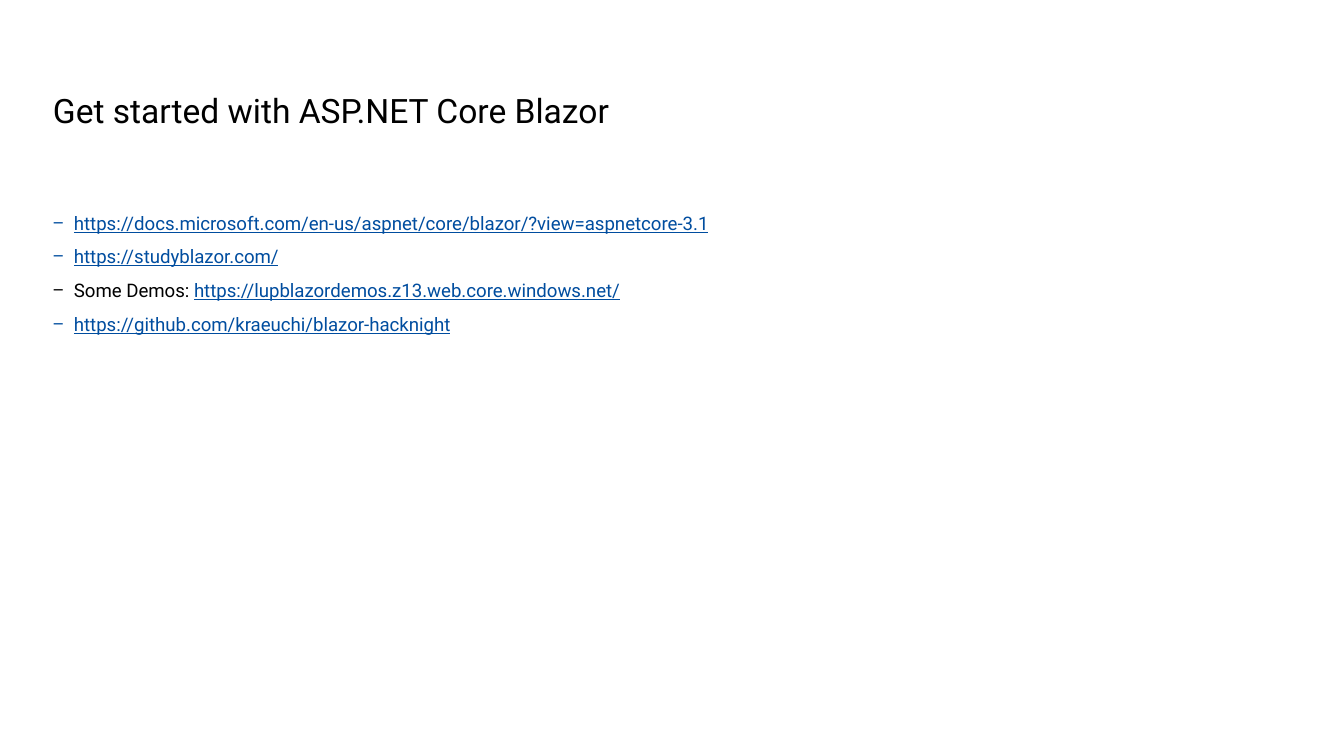
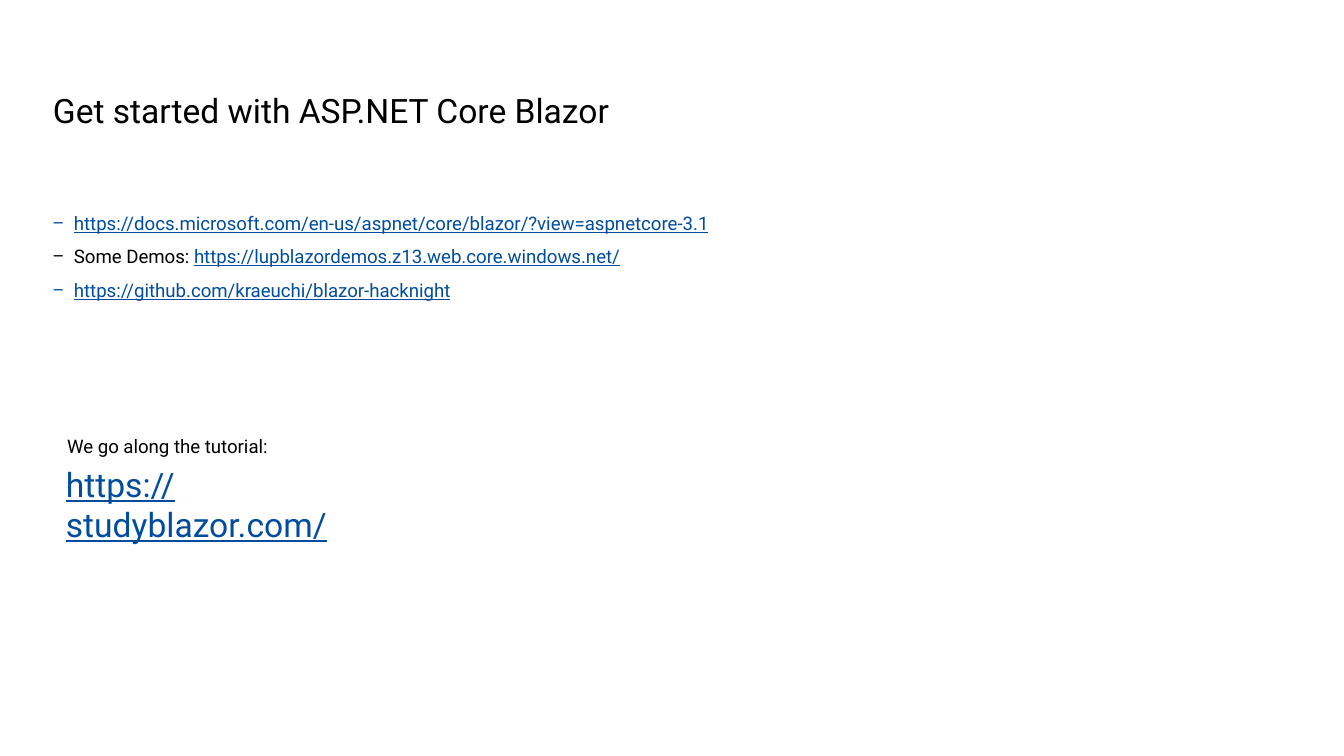
Before and after one commit to kraeuchi/blazor-hacknight, a slide deck: slide 21 of HackNight_WASM_Blazor.pptx (slide 19 before the commit). Drawn at 1344x756 pixels with LibreOffice and Linux fonts; fonts in the diff are those of the drawing; background and template pictures are left out. Boxes give left, top, right and bottom in pixels: in the first picture for what was removed or moved away, otherwise in the second. Text is boxed around its words. In the diff, an @@ line names an element or a change of style, - is before the commit and + after.

```diff
--- a/HackNight_WASM_Blazor.pptx
+++ b/HackNight_WASM_Blazor.pptx
@@ text at (74, 249, 279, 267): paragraph removed @@
-− https://studyblazor.com/
@@ text added at (67, 439, 268, 457), 10 pt, text #000000 @@
+We go along the tutorial:
@@ text added at (66, 471, 327, 544), 18 pt, text #004D9F, underline @@
+https://studyblazor.com/
```
Also in this commit, not shown: 20 other slides changed, 4 slides added, 2 slides removed.
